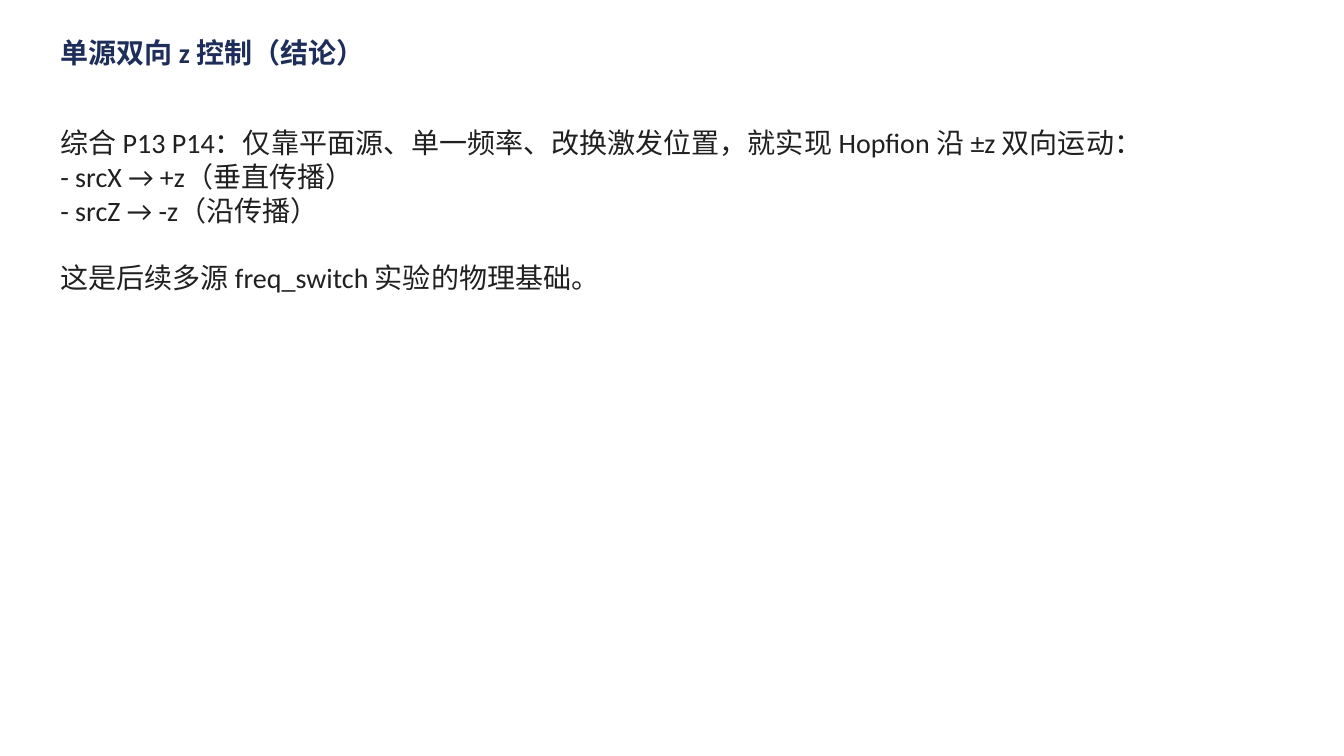
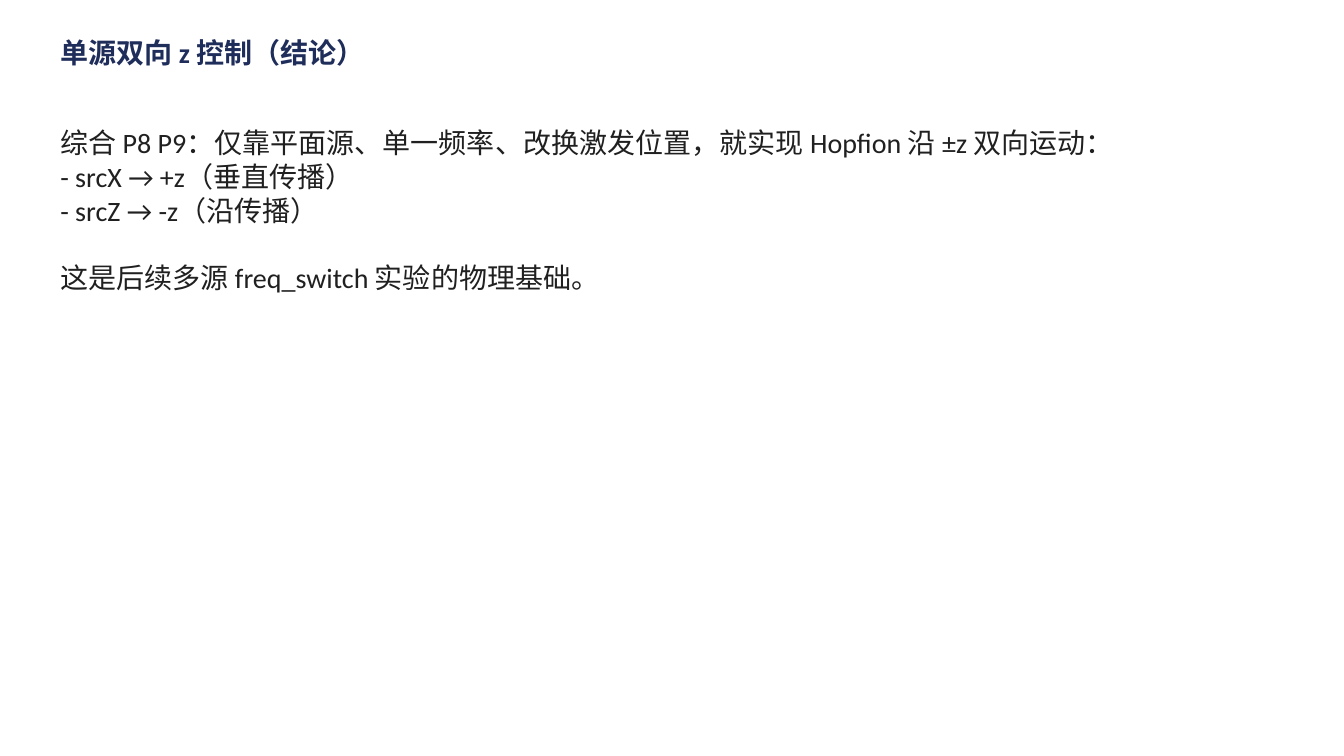
Before and after one commit to Wlybs/Hopfion, a slide deck: slide 12 of presentation/talk.pptx (slide 17 before the commit). Drawn at 1344x756 pixels with LibreOffice and Linux fonts; fonts in the diff are those of the drawing. Boxes give left, top, right and bottom in pixels: in the first picture for what was removed or moved away, otherwise in the second. Text is boxed around its words. In the diff, an @@ line names an element or a change of style, - is before the commit and + after.

```diff
--- a/presentation/talk.pptx
+++ b/presentation/talk.pptx
@@ text at box(60, 129, 1113, 158): text changed @@
-综合 P13 P14：仅靠平面源、单一频率、改换激发位置，就实现 Hopfion 沿 ±z 双向运动：
+综合 P8 P9：仅靠平面源、单一频率、改换激发位置，就实现 Hopfion 沿 ±z 双向运动：
```
Also in this commit, not shown: 6 other slides changed, 6 slides removed, 18 other files.
